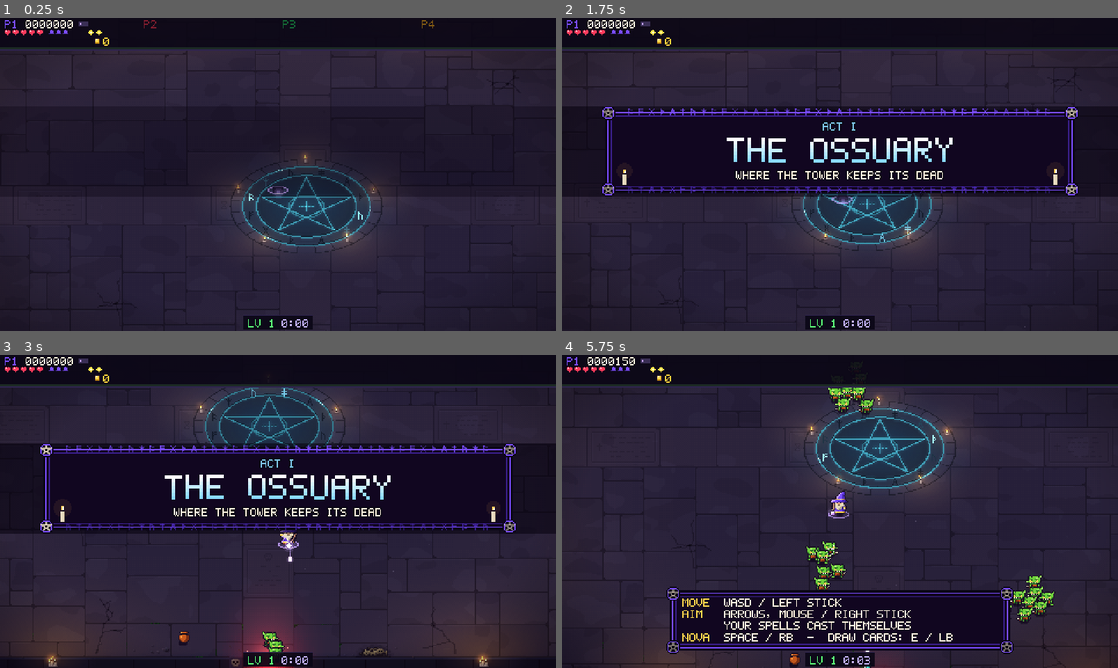
Above: before the commit, frames 1-4 (two rows, left to right).
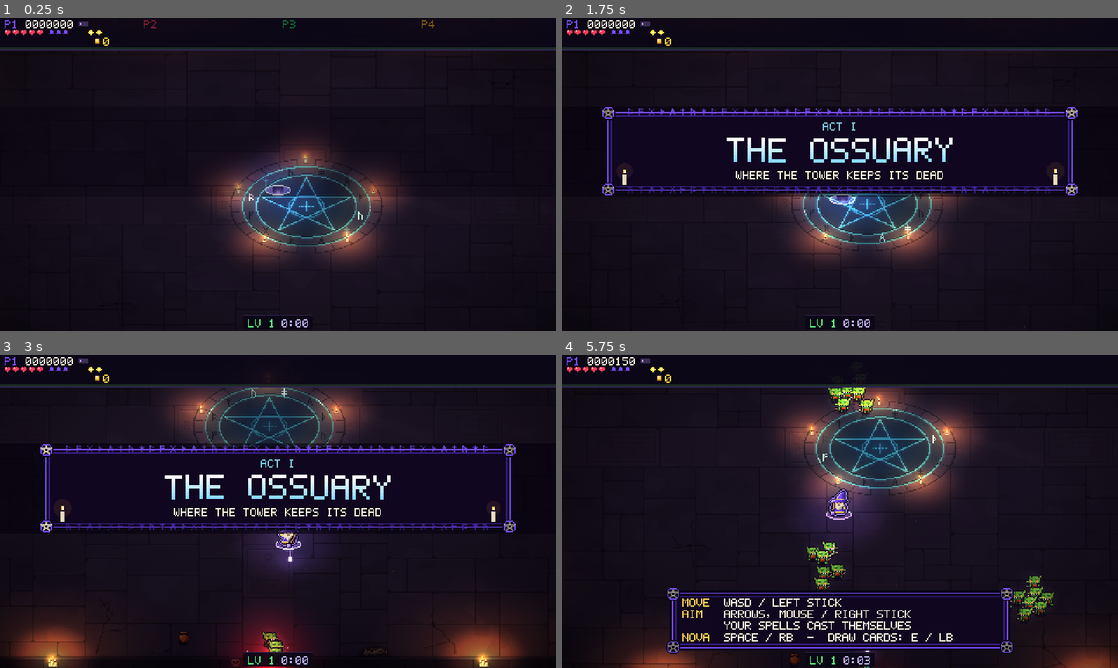
Above: after the commit, the same moments.

Repository: Proximo0/MagicSmash
Game: Godot game, scene res://tests/bot/bot.tscn
Two runs of this game, one before a commit and one after it. Both use one fixed random seed, a clock stepped at 60 frames per second and the inputs below. This scene is started directly instead of the project's main scene.
Inputs (mouse positions are in pixels of both pictures, inside the frame that each line leads up to):
- Up to frame 1 (0.25 s): no input
- Up to frame 2 (1.75 s): tap Enter at 0.5 s; move the mouse to (962, 158) at 0.52 s; hold Right 0.53-1.25 s; tap P at 0.6 s; click (962, 158) at 0.67 s; tap Space at 0.77, 1.07 s; drag from (728, 190) to (812, 237) at 1.27 s
- Up to frame 3 (3 s): move the mouse to (333, 442) at 2.02 s; hold Right 2.03-2.75 s; tap 1 at 2.1 s; click (333, 442) at 2.17 s; drag from (250, 574) to (111, 464) at 2.77 s
- Up to frame 4 (5.75 s): move the mouse to (1006, 558) at 3.52 s; hold Left 3.53-4.25 s; tap 3 at 3.6 s; click (1006, 558) at 3.67 s; tap Space at 3.77, 4.07 s; drag from (673, 464) to (756, 433) at 4.27 s; move the mouse to (867, 511) at 5.02 s; hold Down from 5.03 s (still down); tap Enter at 5.1 s; click (867, 511) at 5.17 s

The runs differ from the first frame. In frame 1, 52% of the frame differs, in the area x 0-100%, y 10-100%; in frame 2, 51%; in frame 3, 47%; in frame 4, 60%.

Commit message:
Room lighting per act and heroes that stand out from the crowd
A light map (240x135, repainted each frame) darkens the room toward the walls and
adds soft lights for candles, spells, loot, bosses and each hero. Heroes draw on
their own layer above the crowd with a colour rim, a floor ring and a colour pip
in place of the P1-P4 text tags. No change to the simulation (GOLDEN same).

Co-Authored-By: Claude Fable 5.2 <noreply@anthropic.com>
Claude-Session: https://claude.ai/code/session_01Mr779yQiKfgnxCHZUAtBUk

Diff:
--- a/game/arena/arena.gd
+++ b/game/arena/arena.gd
@@ -151,6 +151,8 @@
 var decal_layer: Node2D
 var env_layer: Node2D
 var ent_layer: Node2D
+var wiz_layer: Node2D
+var lighting: ArenaLighting
 var fx: Fx
 var shot_layer: Node2D
 var eshot_layer: Node2D
@@ -180,33 +182,18 @@
 	env_add.draw.connect(_timed.bind("draw_env_add", _draw_env_add))
 	ent_layer = _layer(false)
 	ent_layer.draw.connect(_timed.bind("draw_entities", _draw_entities))
+	# The room's light multiplies over the floor and the enemies; particles, shots and wizards draw above it.
+	lighting = ArenaLighting.attach(self)
 	fx = Fx.new()
 	fx.calm = true
 	root.add_child(fx)
 	shot_layer = _layer(true)
 	shot_layer.draw.connect(_timed.bind("draw_shots", _draw_shots))
+	# The wizards over their own magic and the crowd, only the enemies' shots above them.
+	wiz_layer = _layer(false)
+	wiz_layer.draw.connect(_timed.bind("draw_wizards", _draw_wizards))
 	eshot_layer = _layer(false)
 	eshot_layer.draw.connect(_timed.bind("draw_eshots", _draw_eshots))
-	var vignette := TextureRect.new()
-	var grad := GradientTexture2D.new()
-	grad.width = 240
-	grad.height = 135
-	grad.fill = GradientTexture2D.FILL_RADIAL
-	grad.fill_from = Vector2(0.5, 0.5)
-	grad.fill_to = Vector2(1.05, 1.05)
-	var g := Gradient.new()
-	g.set_color(0, Color(0, 0, 0, 0))
-	g.set_color(1, Color(0.02, 0.0, 0.06, 0.55))
-	g.add_point(0.6, Color(0, 0, 0, 0))
-	grad.gradient = g
-	vignette.texture = grad
-	vignette.size = G.SCREEN
-	vignette.mouse_filter = Control.MOUSE_FILTER_IGNORE
-	var vignette_layer := CanvasLayer.new()
-	vignette_layer.layer = 5
-	add_child(vignette_layer)
-	vignette_layer.add_child(vignette)
-
 	hud_layer = CanvasLayer.new()
 	hud_layer.layer = 10
 	add_child(hud_layer)
@@ -360,6 +347,7 @@
 	decal_layer.queue_redraw()
 	env_layer.queue_redraw()
 	ent_layer.queue_redraw()
+	wiz_layer.queue_redraw()
 	shot_layer.queue_redraw()
 	eshot_layer.queue_redraw()
 	env_add.queue_redraw()
@@ -529,6 +517,7 @@
 func _draw_env() -> void: ArenaDrawWorld._draw_env(self)
 func _draw_env_add() -> void: ArenaDrawWorld._draw_env_add(self)
 func _draw_entities() -> void: ArenaDrawWorld._draw_entities(self)
+func _draw_wizards() -> void: ArenaDrawWorld._draw_wizards(self)
 func _draw_shots() -> void: ArenaDrawFx._draw_shots(self)
 func _draw_eshots() -> void: ArenaDrawFx._draw_eshots(self)
 func _draw_hud() -> void: ArenaHud._draw_hud(self)
--- a/game/arena/draw_world.gd
+++ b/game/arena/draw_world.gd
@@ -59,12 +59,20 @@
 
 static func _draw_env_add(a: Arena) -> void:
 	var ci := a.env_add
-	# The light of those flames, the seal breathing, and each door's glow, flaring while monsters come through.
+	# The light of those flames, the seal breathing, each door's glow, flaring while monsters come through, and
+	# the rings under the wizards.
 	var k := _act_blend(a)
 	if k < 1.0:
 		ArenaArtLive.draw_glow(ci, ArenaBg.scene(a._prev_act), a.time, a.door_anim, 1.0 - k)
 	ArenaArtLive.draw_glow(ci, ArenaBg.scene(a.act), a.time, a.door_anim, k)
 	_draw_runes(a, ci)
+	# Each wizard's ring glows on the floor in their colour, over the decals, under the shadows and every foot.
+	for p: Dictionary in a.vp.values():
+		if p.alive:
+			var at := (p.pos as Vector2) + Vector2(0, 0.5)
+			var beat := 0.85 + 0.15 * sin(a.time * 3.0 + float(p.slot))
+			Sprites.draw_mid(ci, "wiz_ring", at, Color(G.player_fx(p.slot), beat))
+			Sprites.draw_mid(ci, "wiz_ring", at, Color(G.player_color(p.slot), 0.5 * beat))
 
 
 ## How far the backdrop has faded to the current act: 1 when no fade is running.
@@ -176,11 +184,6 @@
 	for u: Vector2 in a.vu:
 		_shadow(a, ci, u + Vector2(0, 1), 10)
 		Sprites.draw_at(ci, "urn", u + Vector2(0, 1))
-	# Each wizard's ring lies on the floor in their colour, under the shadows and everything that stands.
-	for p: Dictionary in a.vp.values():
-		if p.alive:
-			Sprites.draw_mid(ci, "fx_ring", (p.pos as Vector2) + Vector2(0, 0.5),
-				Color(G.player_fx(p.slot), 0.8 + 0.15 * sin(a.time * 3.0 + float(p.slot))))
 	# Pickups: calm on the floor. The motes come in hundreds, so they neither bob nor cast a shadow, and each
 	# twinkles for a blink every couple of seconds.
 	var xp_r := Sprites.region("xp")
@@ -229,20 +232,65 @@
 			if a.ENEMY_SHADOW[e.type] > 0 and e.type != World.BAT and not (e.type == World.GARGOYLE and e.state == 1):
 				_shadow(a, ci, e.pos, a.ENEMY_SHADOW[e.type])
 	ArenaDrawEnemies._draw_enemy_glows(a, ci)
+	# The wizards themselves stand on their own layer, over the crowd and out of the room's dark (`_draw_wizards`).
 	for it in list:
-		if it[1] == 0:
-			_draw_player(a, ci, it[2])
-		else:
+		if it[1] == 1:
 			ArenaDrawEnemies._draw_enemy(a, ci, it[2])
+
+
+## How far below the old P-tag's top a wizard's pip sits, and how far apart two pips must be.
+const PIP_DROP := 4.0
+const PIP_GAP := 8.0
+## The dark disc behind a wizard (see `_draw_player`).
+const WIZ_BACKING := Color(0.03, 0.02, 0.08, 0.5)
+
+
+## The wizards' layer, above the room's light map and the enemy crowd: every wizard with its halo, the enemies'
+## bars, the pips that say whose wizard is whose, and the ghosts of the fallen.
+static func _draw_wizards(a: Arena) -> void:
+	var ci := a.wiz_layer
+	var list: Array = []
+	for p: Dictionary in a.vp.values():
+		if p.alive:
+			list.append(p)
+	list.sort_custom(func(x: Dictionary, y: Dictionary) -> bool: return (x.pos as Vector2).y < (y.pos as Vector2).y)
 	ArenaDrawEnemies._draw_enemy_bars(a, ci)
+	for p: Dictionary in list:
+		_draw_player(a, ci, p)
+	if a.vp.size() > 1 or Net.is_online():
+		_draw_pips(a, ci, list)
 	for g: Array in a._ghosts:
 		var k: float = g[1] / a.GHOST_LIFE
 		var gp: Vector2 = g[0] + Vector2(sin(k * 9.0) * 3.0, -40.0 * k)
 		Sprites.draw_at(ci, "wiz%d_up_i0" % g[2], gp.round(), false, false, Color(0.7, 0.9, 1.3, 0.6 * (1.0 - k)))
 
 
+## A small pip in each wizard's colour over the hat, in place of a P-tag. Pips of wizards standing together are
+## pushed apart sideways so no two overlap.
+static func _draw_pips(a: Arena, ci: CanvasItem, list: Array) -> void:
+	var at: Array[Vector2] = []
+	for p: Dictionary in list:
+		var up: float = (a.TAG_UP_ORBS if p.orbit > 0.0 else a.TAG_UP) - PIP_DROP
+		at.append(Vector2(roundf(p.pos.x), roundf(p.pos.y - up)))
+	for _pass in 3:
+		for i in at.size():
+			for j in range(i + 1, at.size()):
+				var d := at[j] - at[i]
+				if absf(d.x) < PIP_GAP and absf(d.y) < 6.0:
+					var push := ceilf((PIP_GAP - absf(d.x)) / 2.0)
+					var s := 1.0 if d.x > 0.0 or (d.x == 0.0 and j > i) else -1.0
+					at[i].x -= push * s
+					at[j].x += push * s
+	var bob := floorf(sin(a.time * 3.0) * 0.99 + 0.5)
+	for i in list.size():
+		var p: Dictionary = list[i]
+		if p.invuln > 0.0 and int(a.time * 20.0) % 2 == 0 and p.invuln < 2.4:
+			continue
+		Sprites.draw_mid(ci, "wiz_pip", at[i] + Vector2(0, bob), G.player_color(p.slot).lerp(Color.WHITE, 0.25))
+
+
 ## One wizard: the walk cycle (or the idle breath), the casting pose for a moment after a spell leaves, the staff
-## (behind the body when they face away), and the P-tag over the hat when there is a party.
+## (behind the body when they face away), over its halo.
 static func _draw_player(a: Arena, ci: CanvasItem, p: Dictionary) -> void:
 	var slot: int = p.slot
 	if p.invuln > 0.0 and int(a.time * 20.0) % 2 == 0 and p.invuln < 2.4:
@@ -268,15 +316,14 @@
 	var tip: Vector2 = p.pos + Vector2(0, -7) + aim * 9.0
 	if dirkey == "up":
 		_draw_staff(a, ci, grip, tip, slot)
+	# A soft dark backing, so a wizard standing in a blast or a cloud of smoke still stands out of it.
+	Sprites.glow(ci, p.pos + Vector2(0, -10), 15.0, WIZ_BACKING)
+	# The halo: a rim in the wizard's colour round the sprite's own outline, and a dark line round that, so the
+	# wizard stands out of any crowd or floor.
+	Sprites.draw_at(ci, key + "~", feet + Vector2(0, SpritesWizards.HALO), flip, false, G.player_color(slot).lerp(Color.WHITE, 0.3))
 	Sprites.draw_at(ci, key, feet, flip, p.flash > 0.0)
 	if dirkey != "up":
 		_draw_staff(a, ci, grip, tip, slot)
-	if a.vp.size() > 1 or Net.is_online():
-		var col := G.player_color(slot)
-		var lbl := "P%d" % (slot + 1)
-		# The tag rides above the rune shield's orbs while they circle the hat.
-		var up := a.TAG_UP_ORBS if p.orbit > 0.0 else a.TAG_UP
-		PixelFont.draw_centered(ci, lbl, p.pos.x, p.pos.y - up + floorf(sin(a.time * 5) * 1.0), 1, col, Color("0b0716"))
 
 
 ## A wizard's staff: a wooden shaft through the grip with a short butt behind it and a gold band under the head,
--- a/game/arena/fx.gd
+++ b/game/arena/fx.gd
@@ -50,6 +50,9 @@
 ## The calm text rules (see the constants above) apply only when this is set: the arena sets it; the title and
 ## the sanctum keep their long, large words.
 var calm := false
+## The light the normal-blended smoke, debris and puffs take (the arena sets it from the room's light, see
+## ArenaLighting); glowing fx and the floating words keep their own colour.
+var shade := Color.WHITE
 var add_layer: Node2D
 var rng := RandomNumberGenerator.new()
 var _dying := 0.0
@@ -365,6 +368,8 @@
 func _draw_p(ci: CanvasItem, p: P) -> void:
 	var k := p.life / p.max_life
 	var col := p.c1.lerp(p.c0, k)
+	if not p.add:
+		col *= shade
 	var s := lerpf(p.size_end, p.size, k)
 	if s < 0.5:
 		return
@@ -385,6 +390,8 @@
 		var col: Color = a[5]
 		if k > 0.75:
 			col.a *= (1.0 - k) * 4.0
+		if not add:
+			col *= shade
 		Sprites.draw_mid_r(ci, frames[mini(int(k * frames.size()), frames.size() - 1)], a[1], col)
 
 ## The marks on the floor. The arena calls this from its additive floor layer, under the actors.
--- /dev/null
+++ b/game/arena/lighting.gd
@@ -0,0 +1,282 @@
+class_name ArenaLighting
+extends Node
+## Arena: the room's light. A small light map (half the screen's size) is painted every frame, a dark ambient per
+## act with soft lights added on it: the backdrop's candles, fire bowls and lamps, the doors and the seal, each
+## wizard's own glow, spells, rune circles, flashes, enemy shots and loot. The map is laid over the world with a
+## multiply blend, under the particles, the shots and the wizards, so magic and players are never dimmed, and it
+## is drawn smooth (filtered) so the falloff has no blocks. The HUD sits on its own canvas layer above it all.
+
+## Per act (ArenaBg.OSSUARY .. SANCTUM): the floor's light where no lamp reaches ("amb"), the light added over the
+## middle of the room that fades toward the walls ("fill"), the tint flames throw ("fire": multiplied with the
+## scene's own fire colour), how much flames flicker, the vignette's darkness at the corners, and how much the
+## room's fill rises and falls with fire burning out of sight (the library).
+const MOODS := [
+	{"amb": Color(0.42, 0.36, 0.48), "fill": Color(0.42, 0.36, 0.30), "fire": Color(1.0, 0.82, 0.62), "flicker": 0.07, "vig": 0.62, "breath": 0.0},
+	{"amb": Color(0.46, 0.32, 0.30), "fill": Color(0.44, 0.34, 0.24), "fire": Color(1.0, 0.70, 0.45), "flicker": 0.13, "vig": 0.58, "breath": 0.07},
+	{"amb": Color(0.30, 0.36, 0.56), "fill": Color(0.34, 0.40, 0.52), "fire": Color(0.85, 0.85, 1.0), "flicker": 0.04, "vig": 0.66, "breath": 0.0},
+]
+## The light map is SCALE times smaller than the screen; smooth filtering spreads it back over the pixels.
+const SCALE := 2
+## Light radii in world pixels.
+const CANDLE_R := 46.0
+const BOWL_R := 80.0
+const WIZARD_R := 56.0
+const SHOT_R := 18.0
+const ESHOT_R := 12.0
+const ENEMY_R := 13.0
+const ENEMY_K := 0.3
+## Caps so a screen of motes and shots costs the same as a quiet one.
+const MAX_SHOTS := 70
+const MAX_LOOT := 50
+const MAX_FLASHES := 24
+## The map holds light at half strength (0.5 leaves a pixel as painted, 1.0 doubles it), so a lamp can make the
+## floor brighter than the picture and not only darker. The shader reads the world drawn so far and multiplies
+## it by twice the map, with a 4x4 ordered dither under the step of one byte so dim gradients do not band.
+const SHADER := """shader_type canvas_item;
+render_mode unshaded;
+uniform sampler2D screen_tex : hint_screen_texture, filter_nearest;
+const float BAYER[16] = float[](0.0, 8.0, 2.0, 10.0, 12.0, 4.0, 14.0, 6.0, 3.0, 11.0, 1.0, 9.0, 15.0, 7.0, 13.0, 5.0);
+void fragment() {
+	ivec2 q = ivec2(FRAGCOORD.xy) % 4;
+	float d = (BAYER[q.y * 4 + q.x] / 16.0 - 0.47) / 255.0 * 2.0;
+	vec3 light = texture(TEXTURE, UV).rgb + d;
+	vec3 world = texture(screen_tex, SCREEN_UV).rgb;
+	COLOR = vec4(min(world * light * 2.0, vec3(1.0)), 1.0);
+}
+"""
+
+var arena: Arena
+var _vp: SubViewport
+var _base: Node2D
+var _lights: Node2D
+var _shade: Node2D
+var _sprite: Sprite2D
+var _soft: ImageTexture
+var _vig: GradientTexture2D
+var _off := Vector2.ZERO
+
+
+## Builds the light map and lays it over `a`'s world: call where the multiply belongs in the root's draw order
+## (after the actors, before the particles and the wizards' own layer).
+static func attach(a: Arena) -> ArenaLighting:
+	var l := ArenaLighting.new()
+	l.arena = a
+	l.process_priority = 100 # after the arena has placed its camera and shake for this frame
+	l._build()
+	a.add_child(l)
+	return l
+
+
+func _build() -> void:
+	_soft = ImageTexture.create_from_image(_falloff(64))
+	_vp = SubViewport.new()
+	_vp.size = Vector2i(G.SCREEN) / SCALE
+	_vp.disable_3d = true
+	_vp.transparent_bg = false
+	_vp.render_target_update_mode = SubViewport.UPDATE_ALWAYS
+	_vp.canvas_item_default_texture_filter = Viewport.DEFAULT_CANVAS_ITEM_TEXTURE_FILTER_LINEAR
+	add_child(_vp)
+	_base = Node2D.new()
+	_base.scale = Vector2.ONE / SCALE
+	_vp.add_child(_base)
+	_lights = Node2D.new()
+	_lights.scale = Vector2.ONE / SCALE
+	var add := CanvasItemMaterial.new()
+	add.blend_mode = CanvasItemMaterial.BLEND_MODE_ADD
+	_lights.material = add
+	_lights.self_modulate = Color(0.5, 0.5, 0.5)
+	_vp.add_child(_lights)
+	_shade = Node2D.new()
+	_shade.scale = Vector2.ONE / SCALE
+	_vp.add_child(_shade)
+	_base.draw.connect(_draw_base)
+	_lights.draw.connect(func() -> void:
+		var t0 := Time.get_ticks_usec()
+		_draw_lights()
+		PerfMeter.since("draw_light", t0))
+	_shade.draw.connect(_draw_shade)
+	_vig = GradientTexture2D.new()
+	_vig.width = 128
+	_vig.height = 72
+	_vig.fill = GradientTexture2D.FILL_RADIAL
+	_vig.fill_from = Vector2(0.5, 0.5)
+	_vig.fill_to = Vector2(1.08, 1.08)
+	var g := Gradient.new()
+	g.set_color(0, Color(0, 0, 0, 0))
+	g.set_color(1, Color(0, 0, 0, 1))
+	g.add_point(0.45, Color(0, 0, 0, 0))
+	g.add_point(0.75, Color(0, 0, 0, 0.35))
+	_vig.gradient = g
+	_sprite = Sprite2D.new()
+	_sprite.centered = false
+	_sprite.texture = _vp.get_texture()
+	_sprite.scale = Vector2(SCALE, SCALE)
+	_sprite.texture_filter = CanvasItem.TEXTURE_FILTER_LINEAR
+	var sh := Shader.new()
+	sh.code = SHADER
+	var mat := ShaderMaterial.new()
+	mat.shader = sh
+	_sprite.material = mat
+	arena.root.add_child(_sprite)
+
+
+## A round light, white, alpha falling smoothly to nothing at the rim: (1 - d^2)^2.
+static func _falloff(d: int) -> Image:
+	var img := Image.create(d, d, false, Image.FORMAT_RGBA8)
+	var c := (d - 1) * 0.5
+	for y in d:
+		for x in d:
+			var k := clampf(1.0 - Vector2(x - c, y - c).length_squared() / (c * c), 0.0, 1.0)
+			img.set_pixel(x, y, Color(1, 1, 1, k * k))
+	return img
+
+
+func _process(_dt: float) -> void:
+	# The map is laid in the root's space at the screen's top-left, so it rides the camera and the shake.
+	_off = arena.root.position
+	_sprite.position = -_off
+	# Smoke, debris and puffs draw over the map (with the glowing fx and the words): tint them toward the room's light so they
+	# do not glare in the dark. Additive fx keep their full colour.
+	if arena.fx != null:
+		arena.fx.shade = (_mood("amb") as Color).lerp(Color.WHITE, 0.3)
+	_base.queue_redraw()
+	_lights.queue_redraw()
+	_shade.queue_redraw()
+
+
+## The act's mood, faded between the old act's and the new one's while the backdrop changes.
+func _mood(key: String) -> Variant:
+	var k := ArenaDrawWorld._act_blend(arena)
+	var now: Variant = (MOODS[clampi(arena.act, 0, MOODS.size() - 1)] as Dictionary)[key]
+	if k >= 1.0:
+		return now
+	var was: Variant = (MOODS[clampi(arena._prev_act, 0, MOODS.size() - 1)] as Dictionary)[key]
+	if now is Color:
+		return (was as Color).lerp(now as Color, k)
+	return lerpf(float(was), float(now), k)
+
+
+func _draw_base() -> void:
+	_base.draw_rect(Rect2(Vector2.ZERO, G.SCREEN), (_mood("amb") as Color) * 0.5)
+
+
+## One soft light: `r` world pixels round (squashed a little, as light on a floor seen from above), colour times
+## strength. Off-screen lights are skipped.
+func _light(at: Vector2, r: float, c: Color, k: float, squash := 0.8) -> void:
+	var p := at + _off
+	if p.x < -r or p.y < -r or p.x > G.SCREEN.x + r or p.y > G.SCREEN.y + r or k <= 0.0:
+		return
+	var h := r * squash
+	_lights.draw_texture_rect(_soft, Rect2(p.x - r, p.y - h, r * 2.0, h * 2.0), false, Color(c, clampf(k, 0.0, 1.0)))
+
+
+## A flame's slow breathing: two slow waves and a faster one, never a blink.
+static func _flicker(t: float, i: int, amount: float) -> float:
+	return 1.0 + amount * (0.55 * sin(t * 5.3 + i * 1.7) + 0.3 * sin(t * 9.1 + i * 2.9) + 0.15 * sin(t * 15.7 + i * 0.6))
+
+
+func _draw_lights() -> void:
+	var a := arena
+	var t := a.time
+	# The middle of the room catches stray light; the walls and corners keep the dark.
+	var room := G.ARENA
+	var fill := _mood("fill") as Color
+	fill *= _flicker(t * 0.6, 7, float(_mood("breath")))
+	_light(room.get_center(), room.size.x * 0.62, fill, 1.0, room.size.y / room.size.x * 1.25)
+	var k := ArenaDrawWorld._act_blend(a)
+	if k < 1.0:
+		_scene_lights(ArenaBg.scene(a._prev_act), 1.0 - k)
+	_scene_lights(ArenaBg.scene(a.act), k)
+	# Rune circles light the floor they cover.
+	for c: Array in a.vr:
+		var col: Color = a.SEAL_RING if c[5] else a.SPELL_COLORS[World.SP_RUNE]
+		_light(c[0], float(c[1]) * 1.3, col, 0.55 * ArenaDrawWorld._rune_alpha(a, c))
+	# Loot glints on the floor: chests and cards strongly, motes and coins a little.
+	var n := 0
+	for kk: Array in a.vk:
+		if n >= MAX_LOOT:
+			break
+		var kind: int = kk[0]
+		var big := kind >= World.PK_CARD or kind == World.PK_CHEST
+		if kind == World.PK_XP and n > MAX_LOOT / 2:
+			continue
+		_light(kk[1], 26.0 if big else 11.0, ArenaDrawFx._pickup_color(a, kind), 0.6 if big else 0.32)
+		n += 1
+	# Shots: the wizards' spells in their colours, the enemies' in red.
+	n = 0
+	for s: Array in a.vs:
+		if n >= MAX_SHOTS:
+			break
+		_light(s[1], SHOT_R * (1.4 if s[4] else 1.0), ArenaDrawFx._spell_color(a, s[0], s[3]), 0.55)
+		n += 1
+	for s: Array in a.ves:
+		if n >= MAX_SHOTS + 30:
+			break
+		_light(s[1], ESHOT_R, Color(1.0, 0.3, 0.25), 0.5)
+		n += 1
+	# Flashes: blasts, casts, novas. A blast's light outlives its flash a little.
+	n = 0
+	for f: Array in a.fx.flashes:
+		if n >= MAX_FLASHES:
+			break
+		var life := float(f[2]) / float(f[3])
+		_light(f[0], maxf(16.0, float(f[1]) * 2.2), (f[4] as Color), 0.9 * life)
+		n += 1
+	# Bosses and elites glow in their halo colour. Every other enemy carries a faint light of its own, close round
+	# it, so the dark never swallows one: legibility before mood.
+	var seen := Color(1.0, 0.95, 0.9)
+	for e: Dictionary in a.ve.values():
+		_light(e.pos + Vector2(0, -6), ENEMY_R, seen, ENEMY_K, 1.1)
+		if e.type == World.LICH:
+			_light(e.pos + Vector2(0, -8), 70.0, Color(0.6, 0.5, 1.0), 0.55)
+		elif e.elite:
+			_light(e.pos + Vector2(0, -4), 26.0, Color(1.0, 0.85, 0.6), 0.35)
+	# Each wizard carries a small light of their own colour, and a white core so the sprite is fully lit.
+	for p: Dictionary in a.vp.values():
+		if not p.alive:
+			continue
+		var col := G.player_fx(p.slot)
+		var breath := 1.0 + 0.04 * sin(t * 2.1 + float(p.slot) * 1.3)
+		_light(p.pos + Vector2(0, -2), WIZARD_R * breath, col.lerp(Color.WHITE, 0.15), 0.8)
+		_light(p.pos + Vector2(0, -8), 22.0, Color(1, 0.96, 0.9), 0.55)
+
+
+## The lights painted into an act's backdrop: lamp pools, candles, fire bowls, doors and the seal.
+func _scene_lights(scene: Dictionary, alpha: float) -> void:
+	if alpha <= 0.0:
+		return
+	var t := arena.time
+	var tint := _mood("fire") as Color
+	var fire: Color = (scene.get("fire", Color(1.0, 0.55, 0.18)) as Color).lerp(Color(1, 0.9, 0.75), 0.35) * tint
+	var amount := float(_mood("flicker"))
+	var glows: Array = scene.get("glows", [])
+	for i in glows.size():
+		var g: Array = glows[i]
+		var r: Vector2 = g[1]
+		_light(g[0], maxf(r.x, r.y) * 1.5, fire, 0.55 * alpha * _flicker(t, i + 31, amount), r.y / maxf(r.x, 1.0))
+	var flames: Array = scene.get("flames", [])
+	for i in flames.size():
+		var f: Array = flames[i]
+		var bowl := int(f[1]) == ArenaArtLive.FIRE
+		var fl := _flicker(t, i, amount * (1.4 if bowl else 1.0))
+		var p: Vector2 = f[0]
+		if bowl:
+			_light(p + Vector2(0, -2), BOWL_R * (0.97 + 0.03 * fl), fire, 0.85 * alpha * fl)
+			_light(p + Vector2(0, -4), BOWL_R * 0.4, Color(1, 0.92, 0.75), 0.5 * alpha * fl)
+		else:
+			_light(p, CANDLE_R, fire, 0.75 * alpha * fl)
+			_light(p, CANDLE_R * 0.35, fire, 0.4 * alpha * fl)
+	var doors: Array = scene.get("doors", [])
+	var dcol: Color = scene.get("door_light", Color(1.0, 0.16, 0.2))
+	for i in mini(doors.size(), arena.door_anim.size()):
+		var r: Rect2 = doors[i]
+		var o: float = arena.door_anim[i]
+		_light(r.get_center(), 30.0 + 50.0 * o, dcol, (0.1 + 0.6 * o) * alpha)
+	if scene.has("seal"):
+		var seal: Dictionary = scene.seal
+		var sc: Color = scene.get("seal_light", Color(0.35, 0.9, 1.0))
+		_light(seal.c, float(seal.rx) + 30.0, sc, (0.22 + 0.06 * sin(t * 1.3)) * alpha, float(seal.squash))
+
+
+func _draw_shade() -> void:
+	_shade.draw_texture_rect(_vig, Rect2(Vector2.ZERO, G.SCREEN), false, Color(1, 1, 1, float(_mood("vig"))))
--- a/game/art/sprites.gd
+++ b/game/art/sprites.gd
@@ -731,6 +731,35 @@
 		push_error("Sprites: '%s' added after the atlas was packed" % key)
 	_imgs[key] = img
 
+## A halo for the sprite `key` as `key + "~"`, `pad` pixels bigger on every side: a white rim on the pixels just
+## outside the sprite and a dark line outside that (4-neighbour, so its corners stay round). Drawn tinted under
+## the sprite, the white takes the tint and the dark stays dark. Call before the atlas is packed.
+static func add_halo(key: String, pad: int) -> void:
+	var src: Image = _imgs[key]
+	var w := src.get_width() + pad * 2
+	var h := src.get_height() + pad * 2
+	var solid := PackedByteArray()
+	solid.resize(w * h)
+	for y in src.get_height():
+		for x in src.get_width():
+			if src.get_pixel(x, y).a > 0.0:
+				solid[(y + pad) * w + x + pad] = 1
+	var img := Image.create(w, h, false, Image.FORMAT_RGBA8)
+	var rims: Array[Color] = [Color.WHITE, Color(0.04, 0.03, 0.09, 0.9)]
+	for ring in 2:
+		var grown := solid.duplicate()
+		for y in h:
+			for x in w:
+				if solid[y * w + x] != 0:
+					continue
+				var near := (x > 0 and solid[y * w + x - 1] != 0) or (x < w - 1 and solid[y * w + x + 1] != 0) \
+					or (y > 0 and solid[(y - 1) * w + x] != 0) or (y < h - 1 and solid[(y + 1) * w + x] != 0)
+				if near:
+					grown[y * w + x] = 1
+					img.set_pixel(x, y, rims[ring])
+		solid = grown
+	_imgs[key + "~"] = img
+
 ## Makes `key` another name for the sprite `target` (and for its white twin). Call before the atlas is packed.
 static func alias(key: String, target: String) -> void:
 	_alias[key] = target
--- a/game/art/sprites_wizards.gd
+++ b/game/art/sprites_wizards.gd
@@ -451,8 +451,21 @@
 const LEATHER := [Color("7a2f14"), Color("4a1a0c")]
 
 
+## A wizard's halo ("<frame>~", see Sprites.add_halo) is this many pixels wider on every side than the frame.
+const HALO := 2
+## The pip over a wizard's hat in a party: white takes the wizard's colour, the dark rim stays dark.
+const PIP := [
+	"ooooooo",
+	"oWWWWWo",
+	".oWWWo.",
+	"..oWo..",
+	"...o...",
+]
+
 static func add_all() -> void:
 	_wz_check()
+	Sprites.add_plain("wiz_pip", PIP, {"o": Color("0b0716"), "W": Color.WHITE})
+	Sprites.add_image("wiz_ring", Sprites._sp_oval(22, 9))
 	for w in 4:
 		var pal := palette(w)
 		for dir: String in DIRS:
@@ -460,6 +473,7 @@
 				for pose in (TORSO[dir] as Array).size():
 					var key := "wiz%d_%s_%s%s" % [w, dir, f[0], POSES[pose]]
 					Sprites._add(key, frame_rows(w, dir, f[1], f[2], pose, f[3]), pal)
+					Sprites.add_halo(key, HALO)
 			Sprites.alias("wiz%d_%s_a" % [w, dir], "wiz%d_%s_i0" % [w, dir])
 			Sprites.alias("wiz%d_%s_b" % [w, dir], "wiz%d_%s_w0" % [w, dir])
 			Sprites.alias("wiz%d_%s_cast" % [w, dir], "wiz%d_%s_i0c" % [w, dir])
Not shown, added: game/arena/lighting.gd.uid
